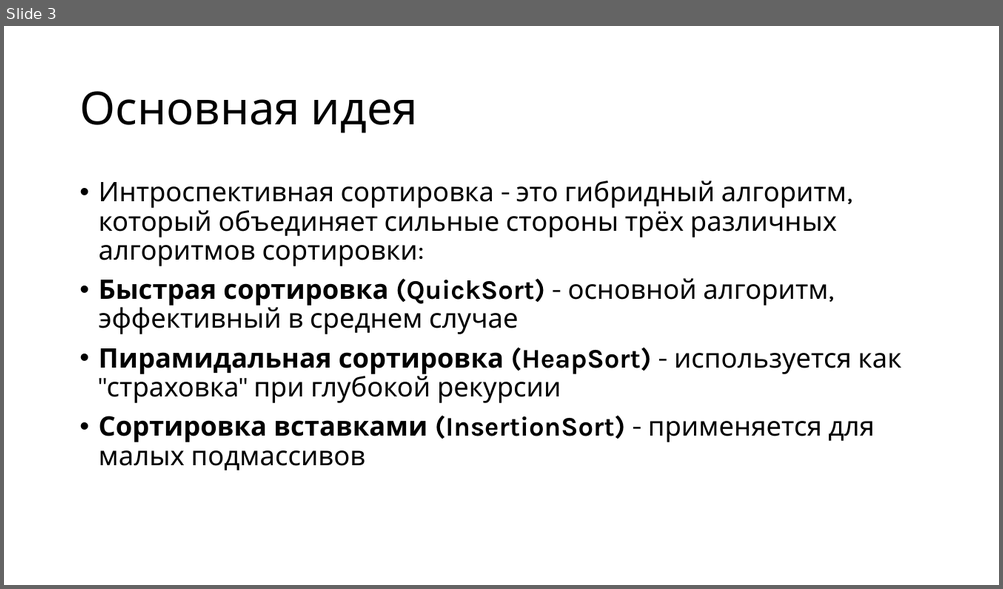
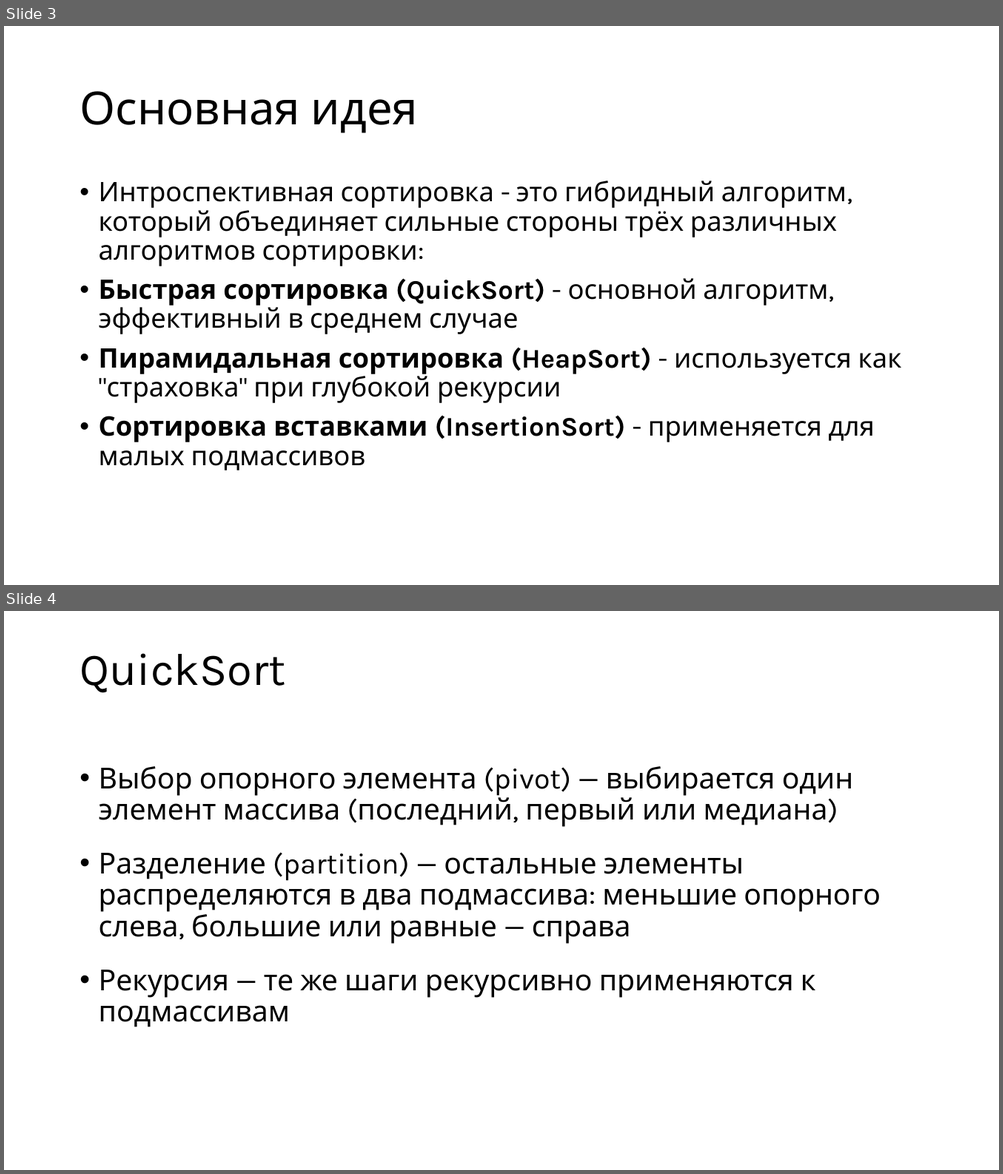
Before and after one commit to shafed/projects, a slide deck: cpp/4.5.pptx. Shown one above the other, each under a label of ours: slide 3 before the commit, slides 3 and 4 after it. The pictures are 1003x589 and 1003x1174 pixels, drawn with LibreOffice and Linux fonts; fonts in the diff are those of the drawing. Boxes give left, top, right and bottom in pixels: in the first picture for what was removed or moved away, otherwise in the second. Text is boxed around its words. In the diff, an @@ line names an element or a change of style, - is before the commit and + after.

```diff
--- a/cpp/4.5.pptx
+++ b/cpp/4.5.pptx
@@ slide 4 added at bbox=[4, 611, 999, 1170], background #FFFFFF @@
@@ title added at bbox=[79, 653, 285, 693], 44 pt, text #000000 @@
+QuickSort
@@ text added at bbox=[99, 766, 880, 1028], 28 pt, text #000000 @@
+• Выбор опорного элемента (pivot) — выбирается один элемент массива (последний, первый или медиана)
+• Разделение (partition) — остальные элементы распределяются в два подмассива: меньшие опорного слева, большие или равные — справа
+• Рекурсия — те же шаги рекурсивно применяются к подмассивам
```
Also in this commit, not shown: 3 slides changed, 1 other slide added, 1 slide removed, 15 other files.
